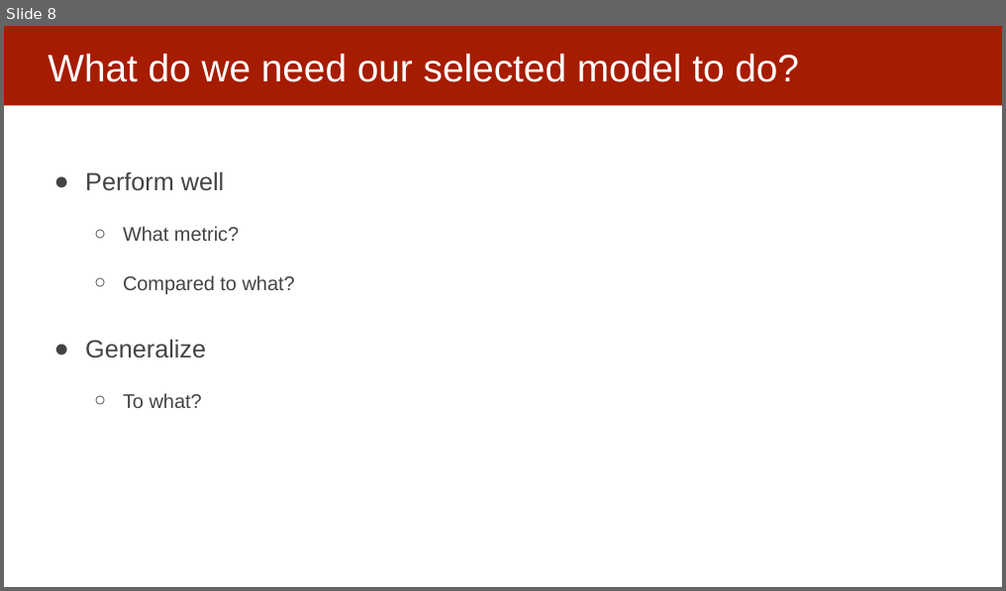
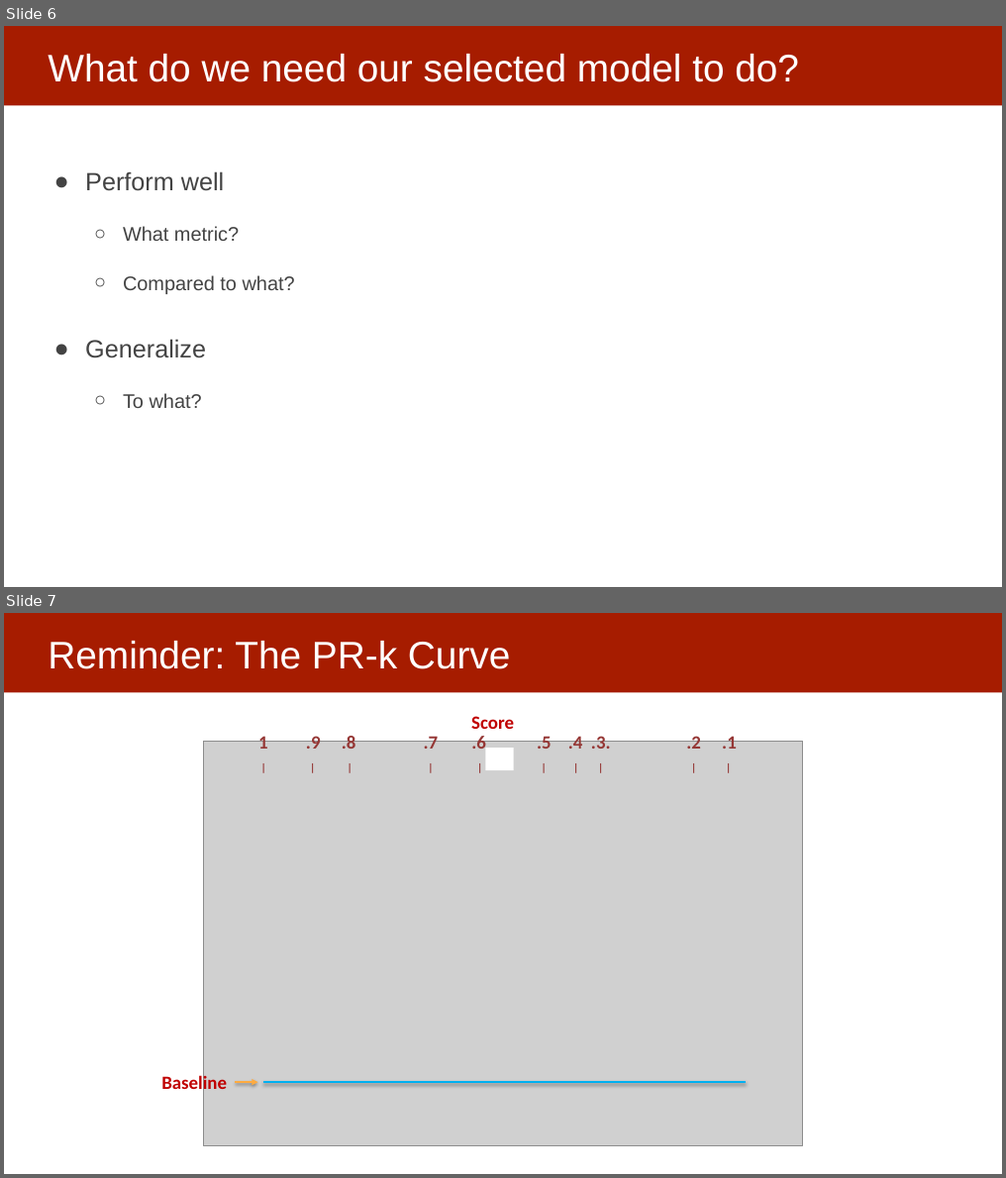
Before and after one commit to dssg/mlforpublicpolicylab, a slide deck: 06 - Performance and Evaluation Pt 2/Model Selection and Validation - Part II.pptx. Shown one above the other, each under a label of ours: slide 8 before the commit, slides 6 and 7 after it. The pictures are 1006x591 and 1006x1178 pixels, drawn with LibreOffice and Linux fonts; fonts in the diff are those of the drawing; grey boxes stand for pictures. Boxes give left, top, right and bottom in pixels: in the first picture for what was removed or moved away, otherwise in the second. Text is boxed around its words. In the diff, an @@ line names an element or a change of style, - is before the commit and + after.

```diff
--- a/06 - Performance and Evaluation Pt 2/Model Selection and Validation - Part II.pptx
+++ b/06 - Performance and Evaluation Pt 2/Model Selection and Validation - Part II.pptx
@@ slide 7 added at (4, 613, 1002, 1174), background #FFFFFF; not listed: 1 template element that a slide beside it also shows @@
@@ title added at (48, 641, 511, 669), 37 pt, text #FFFFFF @@
+Reminder: The PR-k Curve
@@ text added at (471, 716, 514, 729), 18 pt, text #C00000, bold @@
+Score
@@ picture added at (203, 741, 803, 1146) @@
@@ text added at (258, 733, 737, 749), 18 pt, text #953735, bold @@
+1 .9 .8 .7 .6 .5 .4 .3. .2 .1
+| | | | | | | | | |
@@ rectangle added at (485, 748, 514, 771), fill #FFFFFF @@
@@ text added at (161, 1073, 227, 1094), 18 pt, text #C00000, bold @@
+Baseline
@@ arrow added from (236, 1082) to (257, 1082), #FFAB40 2 pt @@
@@ line added from (746, 1082) to (263, 1082), #00B0F0 2.25 pt @@
@@ what was slide 8 is now slide 6 @@
```
Also in this commit, not shown: 4 slides changed, 11 other slides added, 2 slides removed.
